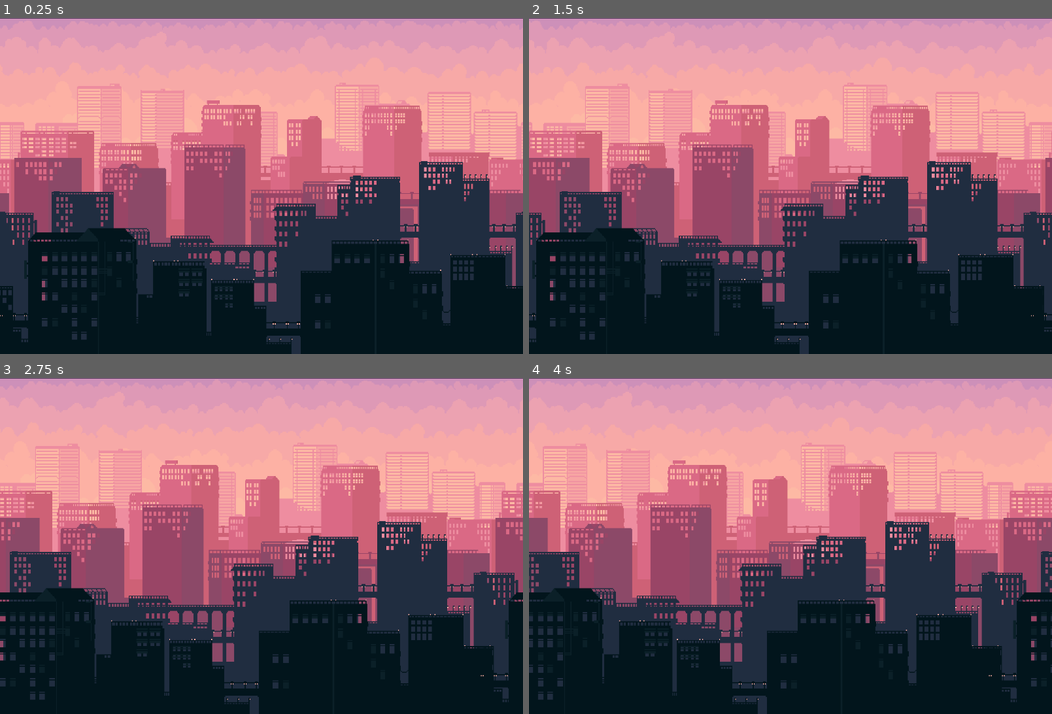
Above: before the commit, frames 1-4 (two rows, left to right).
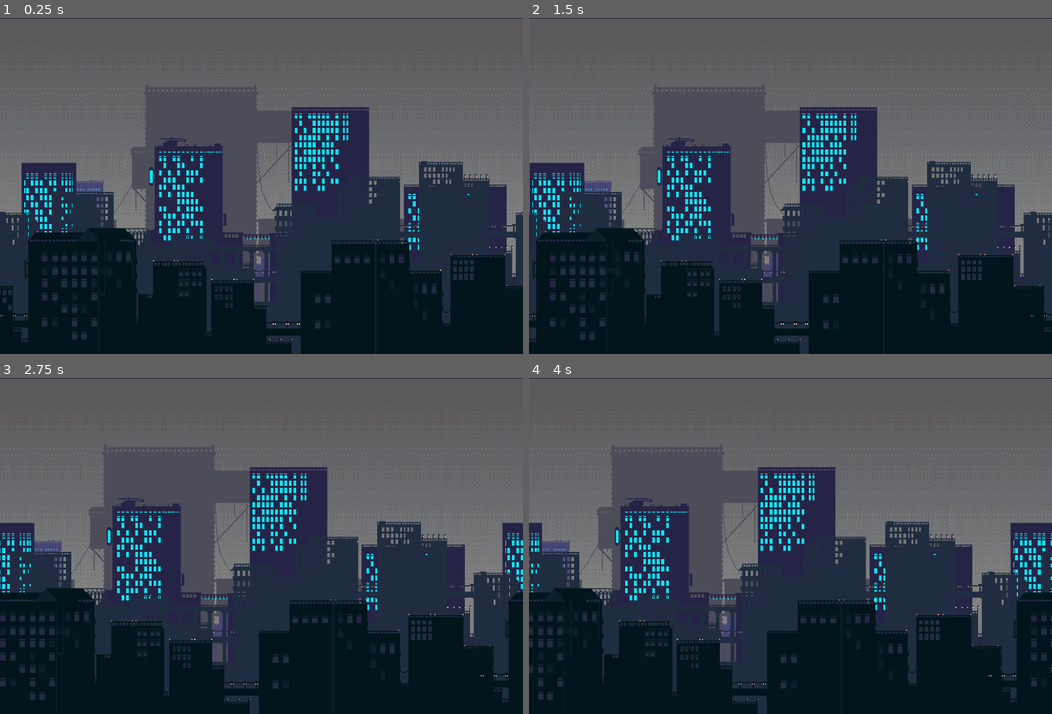
Above: after the commit, the same moments.

Repository: EmaGaleas/proyecto_progra3_p
Game: Godot game, scene res://escenas/fondoMenu.tscn
Same seed, same stepped clock (60 frames per second), same inputs: the game is played once before the commit and once after it.
Inputs:
- Up to frame 1 (0.25 s): no input
- Up to frame 2 (1.5 s): no input
- Up to frame 3 (2.75 s): no input
- Up to frame 4 (4 s): no input

The runs differ from the first frame. In frame 1, 59% of the frame differs, in the area x 0-100%, y 0-85%; in frame 2, 59%; in frame 3, 59%; in frame 4, 59%.

Commit message:
menu terminado y medio storyline

Diff:
--- a/escenas/fondoMenu.tscn
+++ b/escenas/fondoMenu.tscn
@@ -1,11 +1,11 @@
 [gd_scene load_steps=9 format=3 uid="uid://dh3e2hoso8fli"]
 
-[ext_resource type="Texture2D" uid="uid://bo0ypxxx027pt" path="res://rec/free-city-backgrounds-pixel-art/city 2/1.png" id="1_yckbm"]
-[ext_resource type="Texture2D" uid="uid://bioa0og6osakh" path="res://rec/free-city-backgrounds-pixel-art/city 2/2.png" id="2_26baj"]
-[ext_resource type="Texture2D" uid="uid://g2bbg06yn2nn" path="res://rec/free-city-backgrounds-pixel-art/city 2/3.png" id="3_6mues"]
-[ext_resource type="Texture2D" uid="uid://cbift4bu4mkvs" path="res://rec/free-city-backgrounds-pixel-art/city 2/4.png" id="4_2edcg"]
-[ext_resource type="Texture2D" uid="uid://fsttw17vlckx" path="res://rec/free-city-backgrounds-pixel-art/city 2/5.png" id="5_2kpjc"]
-[ext_resource type="Texture2D" uid="uid://doqfgqul03nq7" path="res://rec/free-city-backgrounds-pixel-art/city 2/6.png" id="6_sugsi"]
+[ext_resource type="Texture2D" uid="uid://8rgml50nho2h" path="res://rec/fondos_sprites/1.png" id="2_2alru"]
+[ext_resource type="Texture2D" uid="uid://c81xqd5f3xops" path="res://rec/fondos_sprites/3.png" id="3_g4usj"]
+[ext_resource type="Texture2D" uid="uid://vhn3lxq2s1sa" path="res://rec/fondos_sprites/2.png" id="4_1u40h"]
+[ext_resource type="Texture2D" uid="uid://bh3isunlre166" path="res://rec/fondos_sprites/4.png" id="5_8uq1t"]
+[ext_resource type="Texture2D" uid="uid://fsttw17vlckx" path="res://rec/fondos_sprites/city 2/5.png" id="6_svl6v"]
+[ext_resource type="Texture2D" uid="uid://doqfgqul03nq7" path="res://rec/fondos_sprites/city 2/6.png" id="7_7n2ce"]
 [ext_resource type="Texture2D" uid="uid://byvd0uyhsjgxy" path="res://rec/FONDO.png" id="7_xbdad"]
 
 [sub_resource type="GDScript" id="GDScript_yfp41"]
@@ -21,9 +21,6 @@
 func _process(delta):
 	scroll_offset.x-=45*delta
 
-
-func _on_salir_pressed():
-	get_tree().quit() # Replace with function body.
 "
 
 [node name="fondo_menu" type="ParallaxBackground"]
@@ -48,40 +45,40 @@
 [node name="back2" type="Sprite2D" parent="ParallaxLayer"]
 position = Vector2(1, 0.999998)
 scale = Vector2(2.44097, 2.75617)
-texture = ExtResource("1_yckbm")
+texture = ExtResource("2_2alru")
 centered = false
 
 [node name="ed" type="Sprite2D" parent="ParallaxLayer"]
 texture_filter = 1
-position = Vector2(1, 4)
-scale = Vector2(2.43056, 2.77469)
-texture = ExtResource("2_26baj")
+position = Vector2(6, 302)
+scale = Vector2(1.77778, 1.78086)
+texture = ExtResource("3_g4usj")
 centered = false
 
 [node name="ed2" type="Sprite2D" parent="ParallaxLayer"]
 texture_filter = 1
-position = Vector2(1, 3)
-scale = Vector2(2.43229, 2.76543)
-texture = ExtResource("3_6mues")
+position = Vector2(42, 172)
+scale = Vector2(2.00347, 2.16358)
+texture = ExtResource("4_1u40h")
 centered = false
 
 [node name="ed3" type="Sprite2D" parent="ParallaxLayer"]
 texture_filter = 1
 position = Vector2(1, 3.99998)
 scale = Vector2(2.43576, 2.76543)
-texture = ExtResource("4_2edcg")
+texture = ExtResource("5_8uq1t")
 centered = false
 
 [node name="ed4" type="Sprite2D" parent="ParallaxLayer"]
 texture_filter = 1
 position = Vector2(1, 3.99998)
 scale = Vector2(2.43576, 2.76852)
-texture = ExtResource("5_2kpjc")
+texture = ExtResource("6_svl6v")
 centered = false
 
 [node name="ed5" type="Sprite2D" parent="ParallaxLayer"]
 texture_filter = 1
 position = Vector2(1, 3.99998)
 scale = Vector2(2.50174, 2.76852)
-texture = ExtResource("6_sugsi")
+texture = ExtResource("7_7n2ce")
 centered = false
--- a/escenas/menu.tscn
+++ b/escenas/menu.tscn
@@ -1,9 +1,31 @@
-[gd_scene load_steps=5 format=3 uid="uid://da5rhvg682uo4"]
+[gd_scene load_steps=6 format=3 uid="uid://da5rhvg682uo4"]
 
 [ext_resource type="FontFile" uid="uid://0vo8rbultw43" path="res://rec/inconsolata/Inconsolata-Regular.ttf" id="1_du3ko"]
 [ext_resource type="FontFile" uid="uid://bd4lsheapt1xh" path="res://rec/game_set/GameSetDemoRegular.ttf" id="2_gem1r"]
 [ext_resource type="PackedScene" uid="uid://dh3e2hoso8fli" path="res://escenas/fondoMenu.tscn" id="2_gq7ra"]
 [ext_resource type="AudioStream" uid="uid://c2kfs42wk3yym" path="res://rec/musica/Super Bowl.mp3" id="4_qijyp"]
+
+[sub_resource type="GDScript" id="GDScript_1flmm"]
+script/source = "extends Control
+
+#papa
+# Called when the node enters the scene tree for the first time.
+func _ready():
+	pass # Replace with function body.
+
+
+# Called every frame. 'delta' is the elapsed time since the previous frame.
+func _process(delta):
+	pass
+
+
+func _on_jugar_pressed():
+	get_tree().change_scene_to_file(\"res://escenas/storyLine1.tscn\")
+
+
+func _on_salir_pressed():
+	get_tree().quit() # Replace with function body.
+"
 
 [node name="Menu" type="Control"]
 layout_mode = 3
@@ -16,6 +38,7 @@
 offset_bottom = -1.0
 grow_horizontal = 2
 grow_vertical = 2
+script = SubResource("GDScript_1flmm")
 
 [node name="VBoxBotones" type="VBoxContainer" parent="."]
 layout_mode = 1
@@ -35,7 +58,7 @@
 layout_mode = 2
 theme_override_colors/font_color = Color(1, 1, 1, 1)
 theme_override_colors/font_pressed_color = Color(1, 1, 0, 0.866667)
-theme_override_colors/font_hover_color = Color(1, 0.34902, 0.670588, 1)
+theme_override_colors/font_hover_color = Color(0.666667, 0.886275, 0, 1)
 theme_override_colors/font_focus_color = Color(1, 1, 0, 0.866667)
 theme_override_colors/font_hover_pressed_color = Color(1, 1, 0, 0.866667)
 theme_override_fonts/font = ExtResource("1_du3ko")
@@ -48,7 +71,7 @@
 layout_mode = 2
 theme_override_colors/font_color = Color(1, 1, 1, 1)
 theme_override_colors/font_pressed_color = Color(1, 0, 0, 0.901961)
-theme_override_colors/font_hover_color = Color(0, 0.0862745, 0.156863, 0.901961)
+theme_override_colors/font_hover_color = Color(0.666667, 0.886275, 0, 1)
 theme_override_colors/font_focus_color = Color(1, 0, 0, 0.901961)
 theme_override_colors/font_hover_pressed_color = Color(1, 0, 0, 0.901961)
 theme_override_fonts/font = ExtResource("1_du3ko")
@@ -76,4 +99,5 @@
 stream = ExtResource("4_qijyp")
 autoplay = true
 
-[connection signal="pressed" from="VBoxBotones/salir" to="fondo_menu" method="_on_salir_pressed"]
+[connection signal="pressed" from="VBoxBotones/jugar" to="." method="_on_jugar_pressed"]
+[connection signal="pressed" from="VBoxBotones/salir" to="." method="_on_salir_pressed"]
--- a/escenas/story1.tscn
+++ /dev/null
@@ -1,29 +0,0 @@
-[gd_scene load_steps=3 format=3 uid="uid://b26krt6a5nqj5"]
-
-[ext_resource type="FontFile" uid="uid://bd4lsheapt1xh" path="res://rec/game_set/GameSetDemoRegular.ttf" id="1_sq5gt"]
-[ext_resource type="Texture2D" uid="uid://byvd0uyhsjgxy" path="res://rec/FONDO.png" id="2_s87ax"]
-
-[node name="story1" type="Node2D"]
-
-[node name="Button" type="Button" parent="."]
-offset_left = 1008.0
-offset_top = 845.0
-offset_right = 1399.0
-offset_bottom = 899.0
-theme_override_colors/font_color = Color(1, 1, 1, 1)
-theme_override_colors/font_pressed_color = Color(0.819608, 0.0745098, 0.509804, 1)
-theme_override_colors/font_hover_color = Color(0.819608, 0.0745098, 0.509804, 1)
-theme_override_colors/font_focus_color = Color(0.819608, 0.0745098, 0.509804, 1)
-theme_override_colors/font_hover_pressed_color = Color(0.819608, 0.0745098, 0.509804, 1)
-theme_override_fonts/font = ExtResource("1_sq5gt")
-theme_override_font_sizes/font_size = 48
-text = "JUGAR / SALTAR"
-
-[node name="VideoStreamPlayer" type="VideoStreamPlayer" parent="."]
-offset_right = 1398.0
-offset_bottom = 845.0
-
-[node name="Fondo" type="Sprite2D" parent="."]
-position = Vector2(505.5, 1098)
-scale = Vector2(0.788281, 0.702778)
-texture = ExtResource("2_s87ax")
--- /dev/null
+++ b/escenas/storyLine1.tscn
@@ -0,0 +1,73 @@
+[gd_scene load_steps=6 format=3 uid="uid://cc5kx3keu2xc3"]
+
+[ext_resource type="FontFile" uid="uid://bd4lsheapt1xh" path="res://rec/game_set/GameSetDemoRegular.ttf" id="1_85qnq"]
+[ext_resource type="Texture2D" uid="uid://byvd0uyhsjgxy" path="res://rec/FONDO.png" id="2_jbqd3"]
+[ext_resource type="VideoStream" path="res://rec/musica/cyber1111.ogv" id="3_050cl"]
+
+[sub_resource type="GDScript" id="GDScript_10btn"]
+script/source = "extends Node2D
+
+
+# Called when the node enters the scene tree for the first time.
+func _ready():
+	pass # Replace with function body.
+
+
+# Called every frame. 'delta' is the elapsed time since the previous frame.
+func _process(delta):
+	pass
+
+
+
+func _on_ahorcado_pressed():
+	get_tree().change_scene_to_file(\"res://escenas/menu.tscn\")
+"
+
+[sub_resource type="GDScript" id="GDScript_44smx"]
+script/source = "extends VideoStreamPlayer
+
+
+# Called when the node enters the scene tree for the first time.
+func _ready():
+	pass # Replace with function body.
+
+
+# Called every frame. 'delta' is the elapsed time since the previous frame.
+func _process(delta):
+	pass
+
+
+func _on_finished():
+	play()
+"
+
+[node name="storyLine1" type="Node2D"]
+script = SubResource("GDScript_10btn")
+
+[node name="video1" type="VideoStreamPlayer" parent="."]
+offset_right = 1408.0
+offset_bottom = 752.0
+stream = ExtResource("3_050cl")
+autoplay = true
+script = SubResource("GDScript_44smx")
+
+[node name="ahorcado" type="Button" parent="."]
+offset_left = 902.0
+offset_top = 749.0
+offset_right = 1398.0
+offset_bottom = 897.0
+theme_override_colors/font_pressed_color = Color(0.831373, 1, 0, 1)
+theme_override_colors/font_hover_color = Color(0.666667, 0.886275, 0, 1)
+theme_override_colors/font_focus_color = Color(0.831373, 1, 0, 1)
+theme_override_colors/font_hover_pressed_color = Color(0.831373, 1, 0, 1)
+theme_override_fonts/font = ExtResource("1_85qnq")
+theme_override_font_sizes/font_size = 90
+text = "JUGAR / SKIP"
+
+[node name="Fondo" type="Sprite2D" parent="."]
+position = Vector2(447, 1106)
+scale = Vector2(0.70625, 0.991667)
+texture = ExtResource("2_jbqd3")
+
+[connection signal="finished" from="video1" to="video1" method="_on_finished"]
+[connection signal="pressed" from="ahorcado" to="." method="_on_ahorcado_pressed"]
--- a/project.godot
+++ b/project.godot
@@ -15,10 +15,6 @@
 config/features=PackedStringArray("4.1", "Forward Plus")
 config/icon="res://icon.svg"
 
-[autoload]
-
-MenuSong="*res://escenas/menu_song.tscn"
-
 [display]
 
 window/size/viewport_width=1400
Not shown: 1 places in escenas/menu_song.tscn that only renumber resources
Binary file added: rec/fondos_sprites/1.png
Not shown, added: rec/fondos_sprites/1.png.import
Binary file added: rec/fondos_sprites/2.png
Not shown, added: rec/fondos_sprites/2.png.import
Binary file added: rec/fondos_sprites/3.png
Not shown, changed: rec/fondos_sprites/3.png.import
Binary file added: rec/fondos_sprites/4.png
Not shown, changed: rec/fondos_sprites/4.png.import
Renamed: rec/free-city-backgrounds-pixel-art/city 2/1.png -> rec/fondos_sprites/city 2/1.png
Not shown, added: rec/fondos_sprites/city 2/1.png.import
Renamed: rec/free-city-backgrounds-pixel-art/city 2/10.png -> rec/fondos_sprites/city 2/10.png
(and 28 more such lines)
